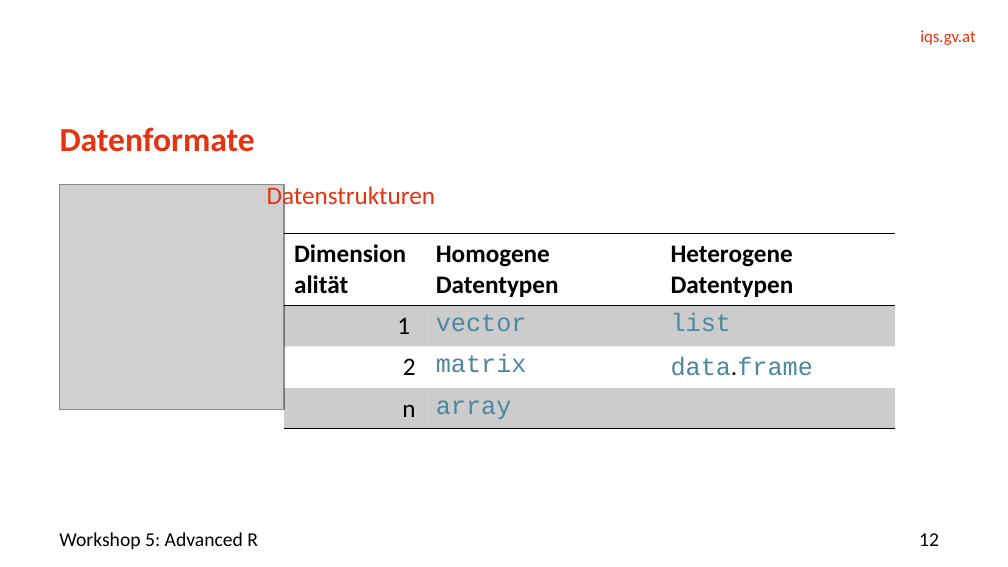
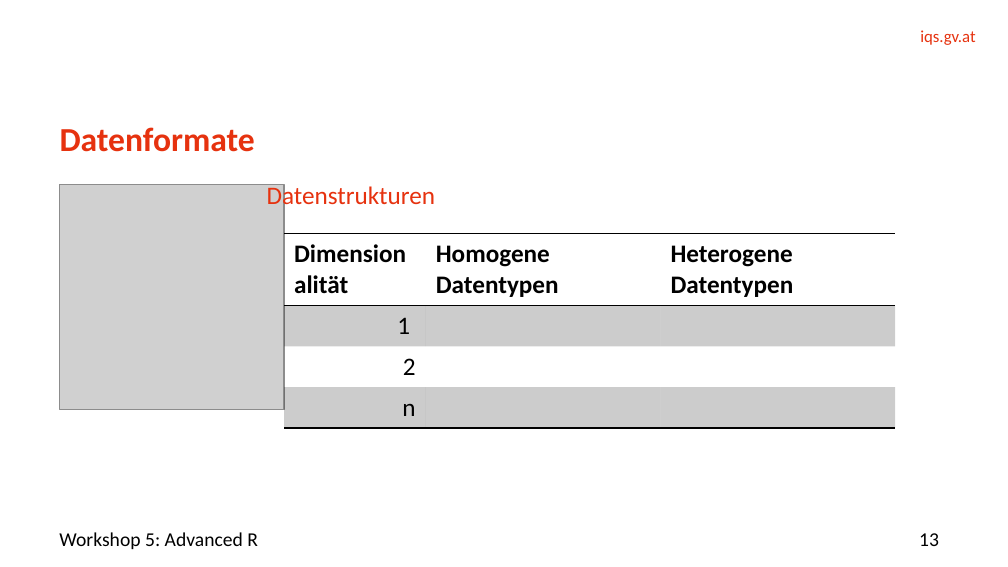
Before and after one commit to thkiefer/WS5_Advanced-R, a slide deck: slide 13 of Folien/WS5_Advanced-R.pptx (slide 12 before the commit). Drawn at 1008x567 pixels with LibreOffice and Linux fonts; fonts in the diff are those of the drawing; grey boxes stand for pictures; background and template pictures are left out. Boxes give left, top, right and bottom in pixels: in the first picture for what was removed or moved away, otherwise in the second. Text is boxed around its words. In the diff, an @@ line names an element or a change of style, - is before the commit and + after.

```diff
--- a/Folien/WS5_Advanced-R.pptx
+++ b/Folien/WS5_Advanced-R.pptx
@@ table at (x1=284, y1=234, x2=896, y2=427) @@
-row 2, column 2: vector
+row 2, column 2: 
-row 2, column 3: list
+row 2, column 3: 
-row 3, column 2: matrix
+row 3, column 2: 
-row 3, column 3: data.frame
+row 3, column 3: 
-row 4, column 2: array
+row 4, column 2: 
@@ page number at (x1=919, y1=533, x2=939, y2=546): text changed @@
-12
+13
```
Also in this commit, not shown: 3 other slides changed, 1 slide added.
